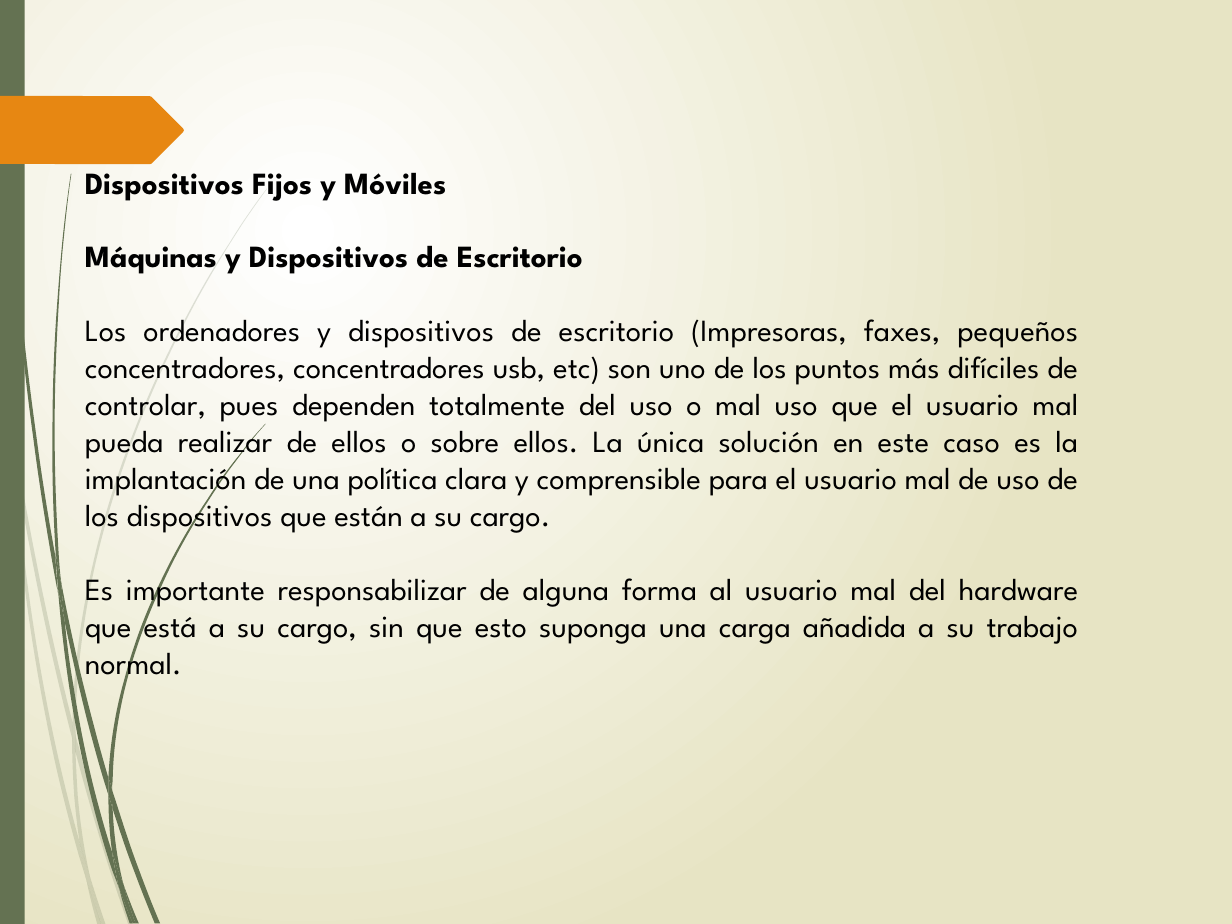
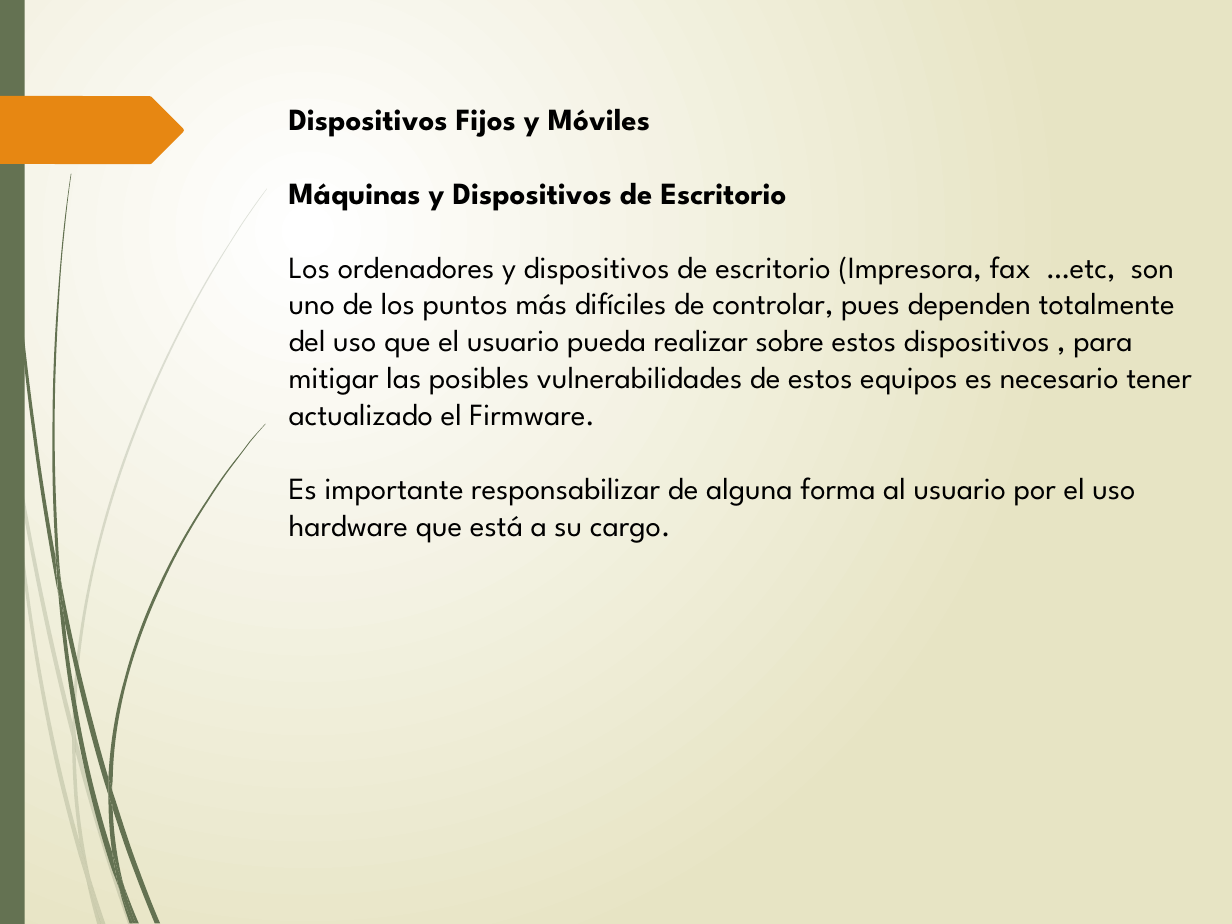
Before and after one commit to YarithzaGalindoAyala/Fase3_ConstruccionOVI, a slide deck: slide 4 of Docu/docu5.pptx. Drawn at 1232x924 pixels with LibreOffice and Linux fonts; fonts in the diff are those of the drawing. Boxes give left, top, right and bottom in pixels: in the first picture for what was removed or moved away, otherwise in the second. Text is boxed around its words. In the diff, an @@ line names an element or a change of style, - is before the commit and + after.

```diff
--- a/Docu/docu5.pptx
+++ b/Docu/docu5.pptx
@@ text "Dispositivos Fijos y Móviles": place and size @@
-text "Dispositivos Fijos y Móviles" at [85,163,1079,684]
+text "Dispositivos Fijos y Móviles" at [289,108,1191,543]
@@ text at [289,256,1191,543]: text changed @@
-Los ordenadores y dispositivos de escritorio (Impresoras, faxes, pequeños concentradores, concentradores usb, etc) son uno de los puntos más difíciles de controlar, pues dependen totalmente del uso o mal uso que el usuario mal pueda realizar de ellos o sobre ellos. La única solución en este caso es la implantación de una política clara y comprensible para el usuario mal de uso de los dispositivos que están a su cargo.
-Es importante responsabilizar de alguna forma al usuario mal del hardware que está a su cargo, sin que esto suponga una carga añadida a su trabajo normal.
+Los ordenadores y dispositivos de escritorio (Impresora, fax …etc, son uno de los puntos más difíciles de controlar, pues dependen totalmente del uso que el usuario pueda realizar sobre estos dispositivos , para mitigar las posibles vulnerabilidades de estos equipos es necesario tener actualizado el Firmware.
+Es importante responsabilizar de alguna forma al usuario por el uso hardware que está a su cargo.
```
Also in this commit, not shown: 4 other slides changed.
